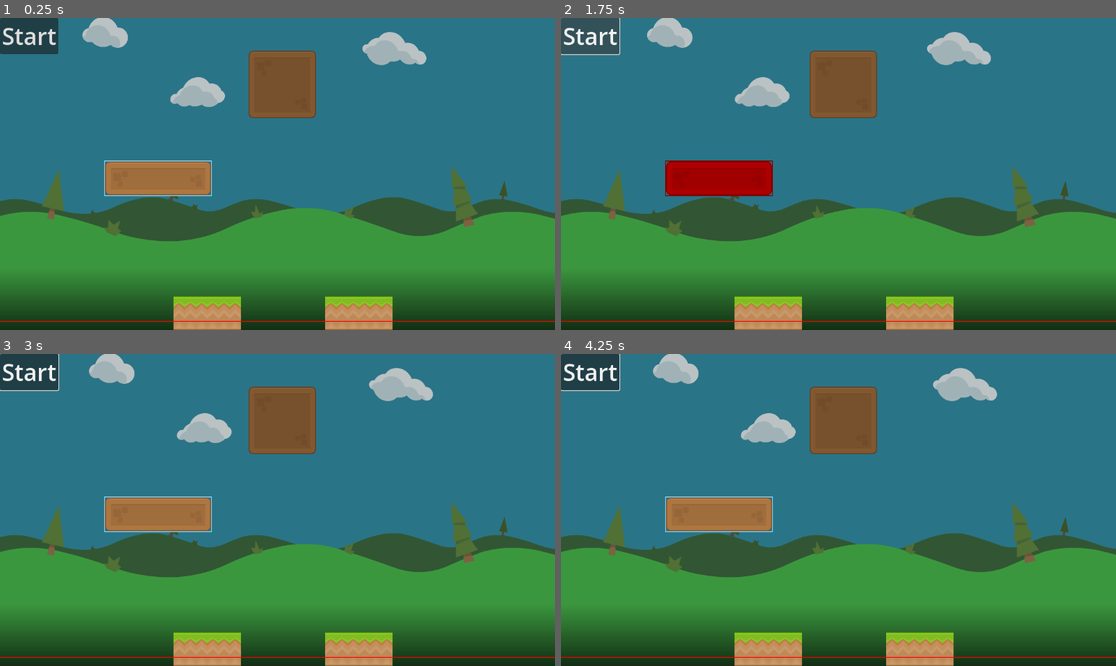
Above: before the commit, frames 1-4 (two rows, left to right).
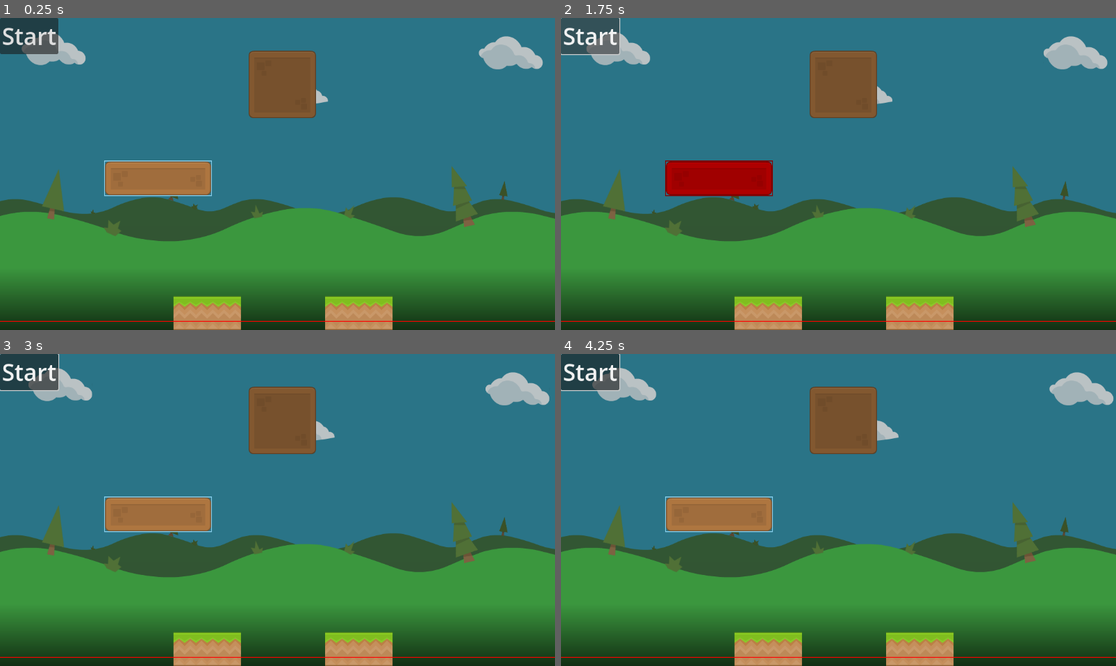
Above: after the commit, the same moments.

Repository: Emarald64/physics-puzzle-game
Game: Godot game, scene res://scenes/main.tscn
Same seed, same stepped clock (60 frames per second), same inputs: the game is played once before the commit and once after it.
Inputs (mouse positions are in pixels of both pictures, inside the frame that each line leads up to):
- Up to frame 1 (0.25 s): no input
- Up to frame 2 (1.75 s): click "Start" at 0.5 s; click "Start" at 1.25 s
- Up to frame 3 (3 s): tap Enter at 2 s; drag from (283, 419) to (155, 513) at 2.02 s; drag from (155, 619) to (283, 525) at 2.77 s
- Up to frame 4 (4.25 s): move the mouse to (894, 441) at 3.52 s; hold Right from 3.53 s (still down); tap Alt at 3.6 s; click (894, 441) at 3.67 s

The runs differ from the first frame. In frame 1, 3.7% of the frame differs, in the area x 3-98%, y 0-29%; in frame 2, 3.7%; in frame 3, 3.7%; in frame 4, 3.8%, in the area x 5-100%, y 0-29%.

Commit message:
improved grabbing when multiple grabable blocks overlap

Diff:
--- a/project.godot
+++ b/project.godot
@@ -42,4 +42,5 @@
 
 renderer/rendering_method="gl_compatibility"
 renderer/rendering_method.mobile="gl_compatibility"
+textures/vram_compression/import_etc2_astc=true
 environment/defaults/default_clear_color=Color(0.1643, 0.4568599, 0.53, 1)
--- a/scenes/blocks/block.gd
+++ b/scenes/blocks/block.gd
@@ -1,5 +1,6 @@
 extends RigidBody2D
 
+static var currentGrabbedBlockIndex:=-1
 var dragging :=false
 var dragOffset:=Vector2.ZERO
 var active:=false
@@ -31,10 +32,22 @@
 func _input_event(_viewport: Viewport, event: InputEvent, _shape_idx: int) -> void:
 	#print('event')
 	if draggable and not active and event is InputEventMouseButton and event.button_index == MOUSE_BUTTON_LEFT:
-		if event.pressed:
+		if event.pressed and get_node('/root/main').blocks.find(self)>currentGrabbedBlockIndex:
 			print('clicked')
 			dragOffset=event.position-global_position
-		dragging=event.pressed
+			var myIndex=get_node('/root/main').blocks.find(self)
+			currentGrabbedBlockIndex=myIndex
+			await get_tree().process_frame
+			if currentGrabbedBlockIndex==myIndex:
+				dragging=true
+				get_node('/root/main').blocks.pop_at(myIndex)
+				get_node('/root/main').blocks.append(self)
+				for i in range(len(get_node('/root/main').blocks)):
+					get_node('/root/main').blocks[i].z_index=i+1
+				print(name+" is on top")
+				currentGrabbedBlockIndex=-1
+		else:
+			dragging=false
 
 func activate()->void:
 	if not draggable:
--- a/scenes/blocks/block.tscn
+++ b/scenes/blocks/block.tscn
@@ -26,7 +26,6 @@
 texture = SubResource("AtlasTexture_524ei")
 
 [node name="CollisionShape2D" type="CollisionShape2D" parent="."]
-visible = false
 shape = SubResource("RectangleShape2D_qi7hx")
 
 [node name="Overlapping Blocks Check" type="Area2D" parent="."]
@@ -34,4 +33,5 @@
 collision_mask = 12
 
 [node name="CollisionShape2D" type="CollisionShape2D" parent="Overlapping Blocks Check"]
+visible = false
 shape = SubResource("RectangleShape2D_qi7hx")
--- a/scenes/blocks/circle_block.tscn
+++ b/scenes/blocks/circle_block.tscn
@@ -18,7 +18,6 @@
 texture = SubResource("AtlasTexture_j8qpi")
 
 [node name="CollisionShape2D" parent="." index="1"]
-visible = true
 shape = SubResource("CircleShape2D_iimn1")
 
 [node name="CollisionShape2D" parent="Overlapping Blocks Check" index="0"]
--- a/scenes/levels/level_4.tscn
+++ b/scenes/levels/level_4.tscn
@@ -1,4 +1,4 @@
-[gd_scene load_steps=4 format=3 uid="uid://bqr626fen01d3"]
+[gd_scene load_steps=4 format=4 uid="uid://bqr626fen01d3"]
 
 [ext_resource type="TileSet" uid="uid://daj80vup4hpr1" path="res://tileset.tres" id="1_w6h2s"]
 [ext_resource type="PackedScene" uid="uid://b3s16vj5upgy0" path="res://scenes/blocks/long_block.tscn" id="2_ogj6a"]
@@ -7,14 +7,15 @@
 [node name="level4" type="Node2D"]
 
 [node name="TileMapLayer" type="TileMapLayer" parent="."]
-tile_map_data = PackedByteArray(0, 0, 4, 0, 8, 0, 1, 0, 2, 0, 3, 0, 0, 0, 5, 0, 8, 0, 1, 0, 2, 0, 3, 0, 0, 0, 9, 0, 6, 0, 0, 0, 4, 0, 3, 0, 0, 0, 10, 0, 6, 0, 0, 0, 4, 0, 3, 0, 0, 0)
+tile_map_data = PackedByteArray("AAAEAAgAAAAEAAMAAAAFAAgAAAAEAAMAAAAJAAUAAAAEAAMAAAAKAAUAAAAEAAMAAAADAAcAAAAEAAMAAAADAAgAAAAAAAUAAAA=")
 tile_set = ExtResource("1_w6h2s")
 
 [node name="Blocks" type="Node2D" parent="."]
 
 [node name="Long Block" parent="Blocks" instance=ExtResource("2_ogj6a")]
-position = Vector2(82, 288)
+position = Vector2(391, 523)
 draggable = true
+failable = false
 
 [node name="Block" parent="Blocks" instance=ExtResource("3_anwe6")]
 position = Vector2(541, 116)
--- a/scenes/main.gd
+++ b/scenes/main.gd
@@ -4,7 +4,7 @@
 var level:Node
 #const levels:Array[PackedScene]=[preload("res://scenes/levels/level_1.tscn"),preload("res://scenes/levels/level_2.tscn"),preload("res://scenes/levels/level_3.tscn")]
 var failedAttempts:=0
-
+var blocks:Array[Node]
 #var secondsUntilWin:=6
 
 func _process(_delta: float) -> void:
@@ -35,6 +35,7 @@
 		level.queue_free()
 	# add the new level
 	level=load("res://scenes/levels/level_"+str(number)+".tscn").instantiate()
+	blocks=level.get_node('Blocks').get_children()
 	level.z_index=-1
 	$Fail.position.y=level.get_meta("fail_line_offset",630.0)
 	add_child(level)
@@ -45,7 +46,6 @@
 func startLevel()->void:
 	# check that no blocks overlap
 	print('starting level')
-	var blocks:=level.get_node('Blocks').get_children()
 	for block in blocks:
 		if block.get_node('Overlapping Blocks Check').has_overlapping_areas() or block.get_node('Overlapping Blocks Check').has_overlapping_bodies():
 			block.modulate=Color.RED
--- a/scenes/main.tscn
+++ b/scenes/main.tscn
@@ -89,6 +89,7 @@
 offset_bottom = 96.0
 grow_horizontal = 2
 grow_vertical = 0
+mouse_filter = 2
 color = Color(0.24313726, 0.41960785, 0.2509804, 1)
 
 [node name="Sprite2D" type="Sprite2D" parent="Background/Hill2"]
--- a/scenes/moving-clouds.gd
+++ b/scenes/moving-clouds.gd
@@ -1,9 +1,18 @@
 extends Node2D
 
-const cloudSpeed:=5
+const cloudLoopSize=2000
+const cloudLoopOffset=500
+const cloudSpeed=5
 
-# Called every frame. 'delta' is the elapsed time since the previous frame.
-func _process(delta: float) -> void:
+func _ready() -> void:
+	# Randomize initial cloud position
+	var offset=randf()*cloudLoopSize
 	for cloud in get_children():
 		assert(cloud is Node2D)
-		cloud.position.x=fmod(cloud.position.x+cloudSpeed*delta+500,2000)-500
+		cloud.position.x=fmod(cloud.position.x+offset,2000)
+
+func _process(delta: float) -> void:
+	# Move every cloud every frame
+	for cloud in get_children():
+		assert(cloud is Node2D)
+		cloud.position.x=fmod(cloud.position.x+cloudSpeed*delta+cloudLoopOffset,cloudLoopSize)-cloudLoopOffset
Not shown, changed: readme.md
